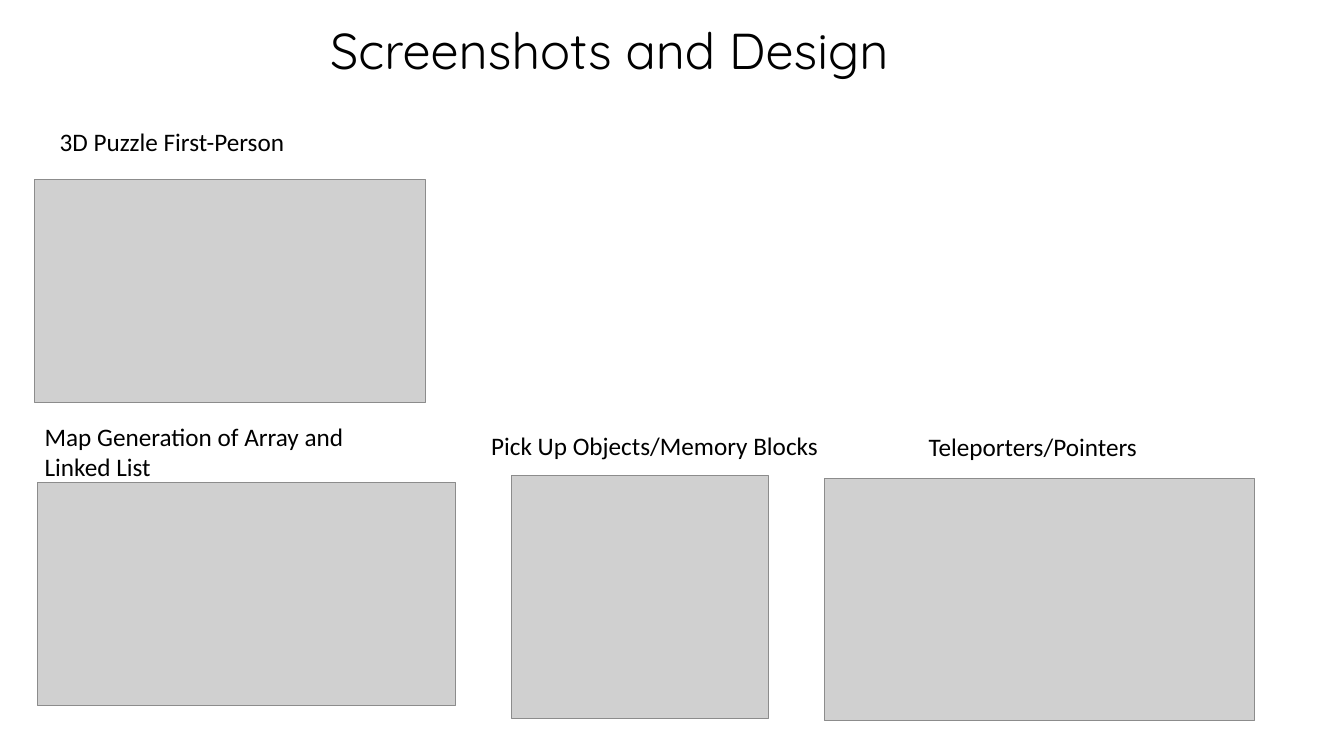
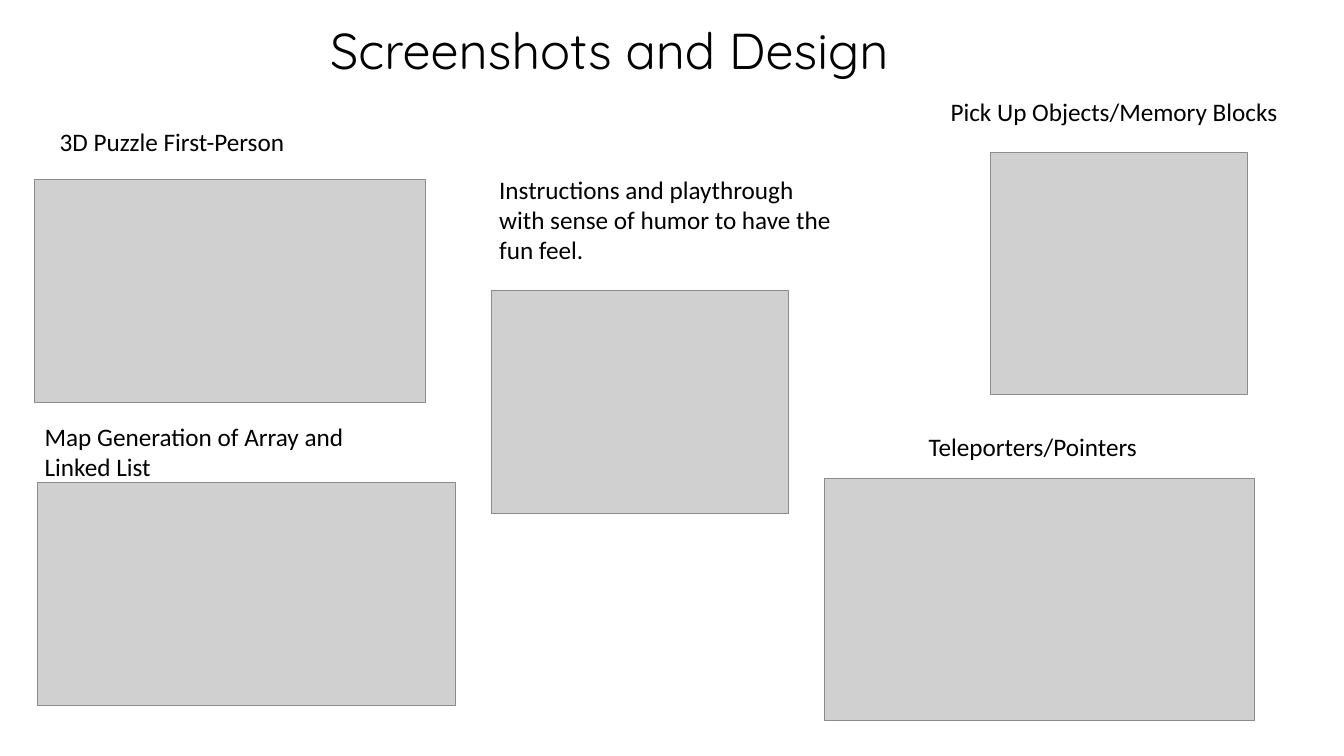
Before and after one commit to normannguyen/Matchablks, a slide deck: slide 8 of SIP_Round1_SIP_Norman-2.pptx (slide 7 before the commit). Drawn at 1344x756 pixels with LibreOffice and Linux fonts; fonts in the diff are those of the drawing; grey boxes stand for pictures; background and template pictures are left out. Boxes give left, top, right and bottom in pixels: in the first picture for what was removed or moved away, otherwise in the second. Text is boxed around its words. In the diff, an @@ line names an element or a change of style, - is before the commit and + after.

```diff
--- a/SIP_Round1_SIP_Norman-2.pptx
+++ b/SIP_Round1_SIP_Norman-2.pptx
@@ text "Pick Up Objects/Memory Blocks": place and size @@
-text "Pick Up Objects/Memory Blocks" at [491, 437, 817, 460]
+text "Pick Up Objects/Memory Blocks" at [951, 103, 1277, 126]
@@ picture: place and size @@
-picture at [512, 476, 769, 718]
+picture at [991, 152, 1248, 394]
@@ text added at [499, 181, 830, 259], 18 pt, text #000000 @@
+Instructions and playthrough with sense of humor to have the fun feel.
@@ picture added at [492, 290, 789, 513] @@
```
Also in this commit, not shown: 2 other slides changed, 1 slide added, 23 other files.
